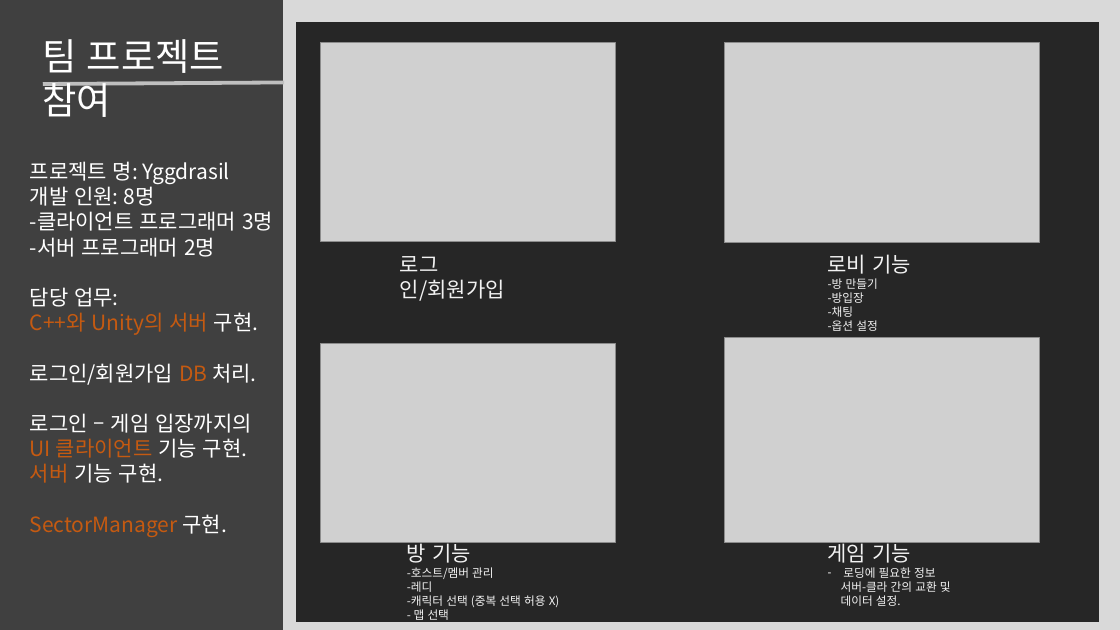
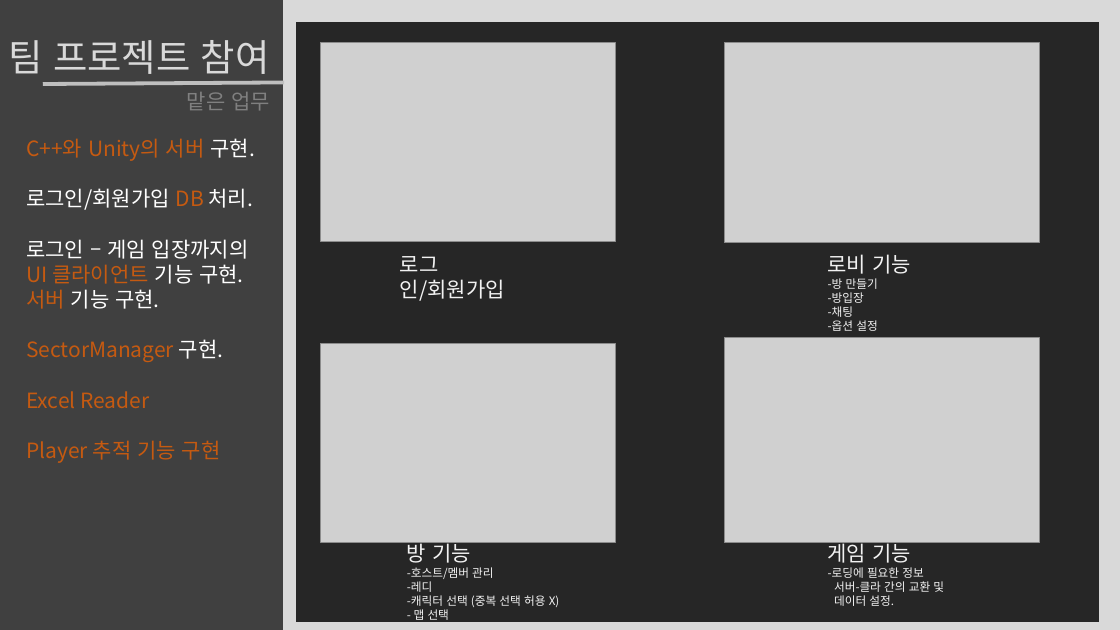
Before and after one commit to roka0105/Team.Yggdrasil_Server, a slide deck: slide 4 of 최예람 포트폴리오.pptx (slide 3 before the commit). Drawn at 1120x630 pixels with LibreOffice and Linux fonts; fonts in the diff are those of the drawing; grey boxes stand for pictures. Boxes give left, top, right and bottom in pixels: in the first picture for what was removed or moved away, otherwise in the second. Text is boxed around its words. In the diff, an @@ line names an element or a change of style, - is before the commit and + after.

```diff
--- a/최예람 포트폴리오.pptx
+++ b/최예람 포트폴리오.pptx
@@ text "팀 프로젝트 참여": place and size @@
-text "팀 프로젝트 참여" at (42,39,224,117)
+text "팀 프로젝트 참여" at (8,40,270,81)
@@ text "팀 프로젝트 참여" at (8,40,270,81): text colour #FFFFFF to #D9D9D9 @@
@@ text "C++와 Unity의 서버 구현.": place and size @@
-text "C++와 Unity의 서버 구현." at (30,161,273,537)
+text "C++와 Unity의 서버 구현." at (26,138,254,463)
@@ text added at (187,92,270,110), 18 pt, text #808080 @@
+맡은 업무
@@ text at (30,161,273,307): paragraphs removed @@
-프로젝트 명: Yggdrasil
-개발 인원: 8명
--클라이언트 프로그래머 3명
--서버 프로그래머 2명
-담당 업무:
@@ text at (26,391,221,463): paragraphs added @@
+Excel Reader
+Player 추적 기능 구현
@@ text at (828,567,923,578): text changed @@
-– 로딩에 필요한 정보
+-로딩에 필요한 정보
```
Also in this commit, not shown: 14 other slides changed, 7 slides added, 3 slides removed, 11 other files.
